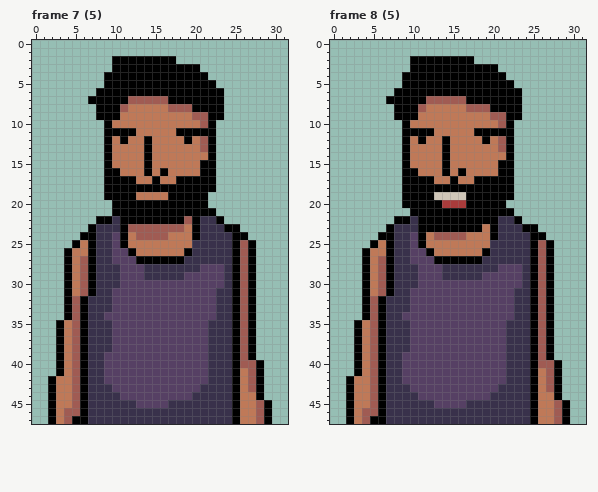
Two states of a pixel-art file, res/ase/customers.aseprite. Above is the file before it was changed.
32x48 pixels, 26 frames. Shown: frame 7 (5), frame 8 (5). The commit also changed other frames, which this record leaves out.
The same view after the edit:
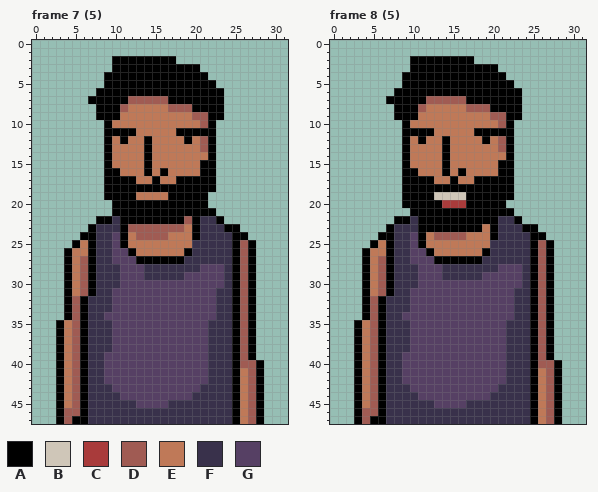
Palette (. is transparent): A #000000  B #cfc6b8  C #a93b3b  D #a05b53  E #bf7958  F #39314b  G #564064
Changes in this commit:
--- frame 7 (5), layer "Base layer"
@@ x 0..31 @@
 41 ...AEDAFFGGGGGGGGGGGGGFFFAEDA...
-42 ..AEEDAFFGGGGGGGGGGGGGFFFAEDA...
-43 ..AEEDAFFFGGGGGGGGGGGFFFFAEDA...
-44 ..AEEDAFFFFGGGGGGGGGFFFFFAEEA...
-45 ..AEEDAFFFFFFGGGGFFFFFFFFAEEDA..
-46 ..AEDDAFFFFFFFFFFFFFFFFFFAEEDA..
-47 ..AEDAAFFFFFFFFFFFFFFFFFFAEEDA..
+42 ...AEDAFFGGGGGGGGGGGGGFFFAEDA...
+43 ...AEDAFFFGGGGGGGGGGGFFFFAEDA...
+44 ...AEDAFFFFGGGGGGGGGFFFFFAEDA...
+45 ...AEDAFFFFFFGGGGFFFFFFFFAEDA...
+46 ...ADDAFFFFFFFFFFFFFFFFFFAEDA...
+47 ...ADAAFFFFFFFFFFFFFFFFFFAEDA...
--- frame 8 (5), layer "Base layer": the same change as frame 7 (5)
Changed places in both pictures, as pixel boxes (x1, y1, x2, y2):
changed: (48, 376, 64, 424)
changed: (248, 392, 272, 424)
changed: (346, 376, 362, 424)
changed: (546, 392, 570, 424)
